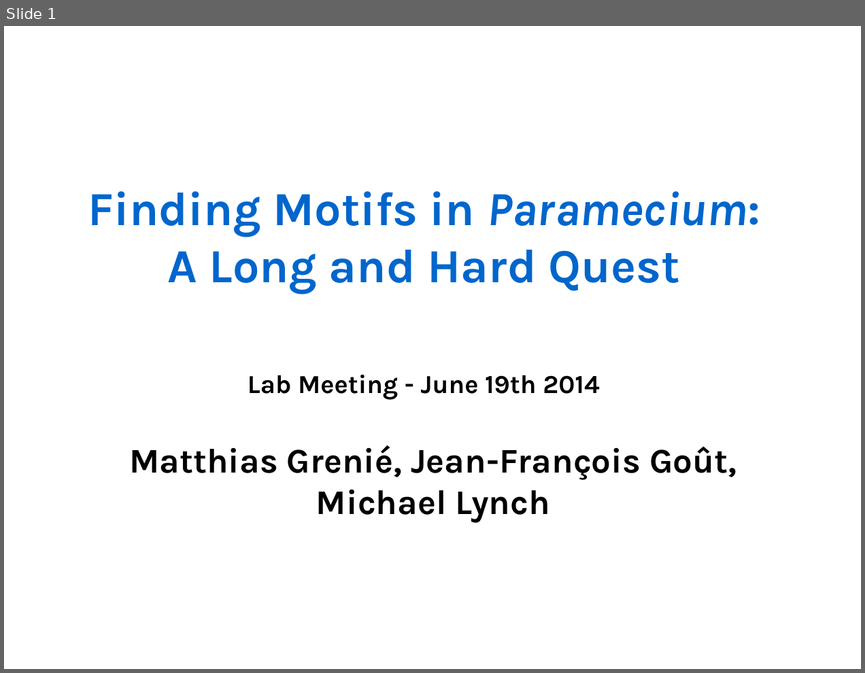
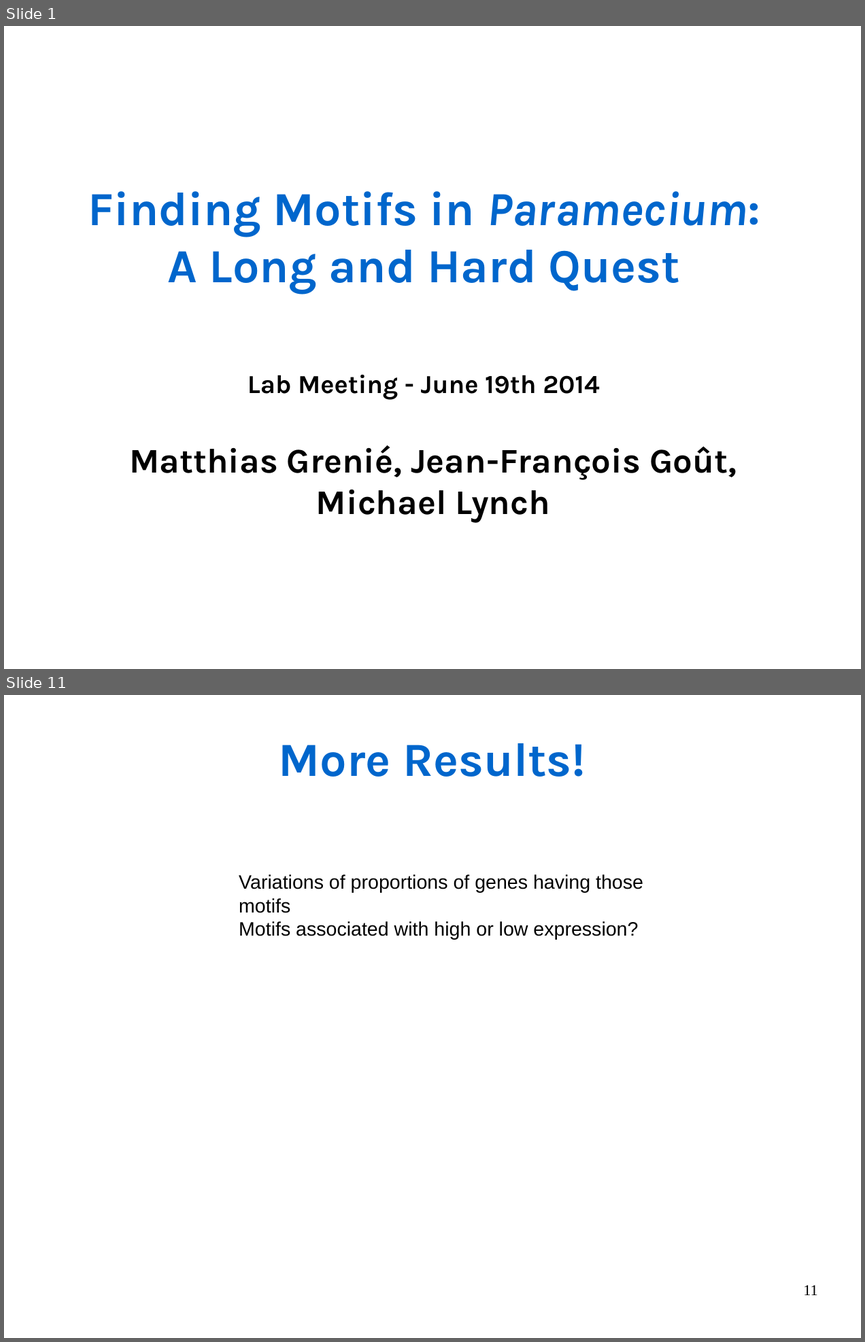
Before and after one commit to Rekyt/lynchlabpresentation2014, a slide deck: LabMeetingPresentation.odp. Shown one above the other, each under a label of ours: slide 1 before the commit, slides 1 and 11 after it; the slides between them are not shown. The pictures are 865x673 and 865x1342 pixels, drawn with LibreOffice and Linux fonts; fonts in the diff are those of the drawing. Boxes give left, top, right and bottom in pixels: in the first picture for what was removed or moved away, otherwise in the second. Text is boxed around its words. In the diff, an @@ line names an element or a change of style, - is before the commit and + after.

```diff
--- a/LabMeetingPresentation.odp
+++ b/LabMeetingPresentation.odp
@@ slide 11 added at box(4, 695, 861, 1338), background #FFFFFF @@
@@ text added at box(279, 743, 586, 777), 44 pt, text #0066CC, bold @@
+More Results!
@@ text added at box(239, 875, 643, 940), 18 pt, text #000000 @@
+Variations of proportions of genes having those motifs
+Motifs associated with high or low expression?
@@ page number added at box(803, 1285, 817, 1295), 14 pt, text #000000 @@
+11
```
Also in this commit, not shown: 11 slides changed, 2 other slides added, 3 slides removed.
